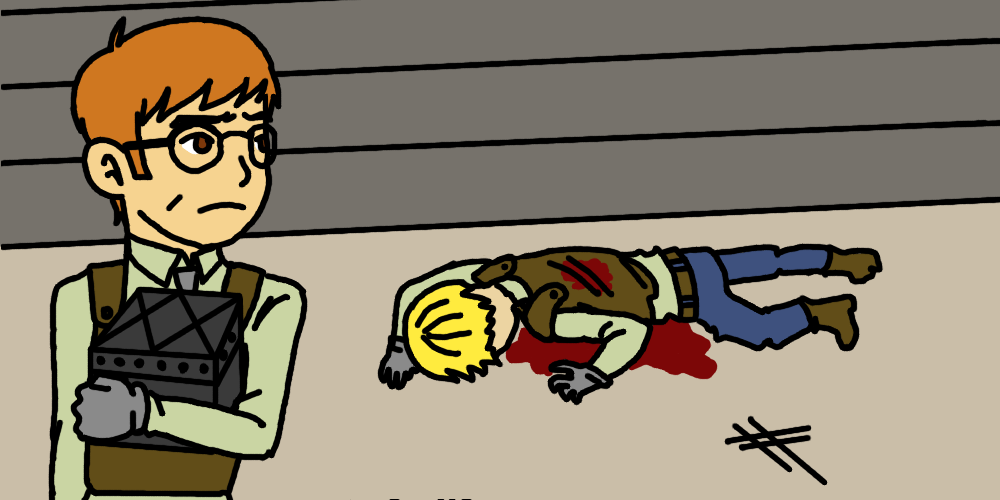
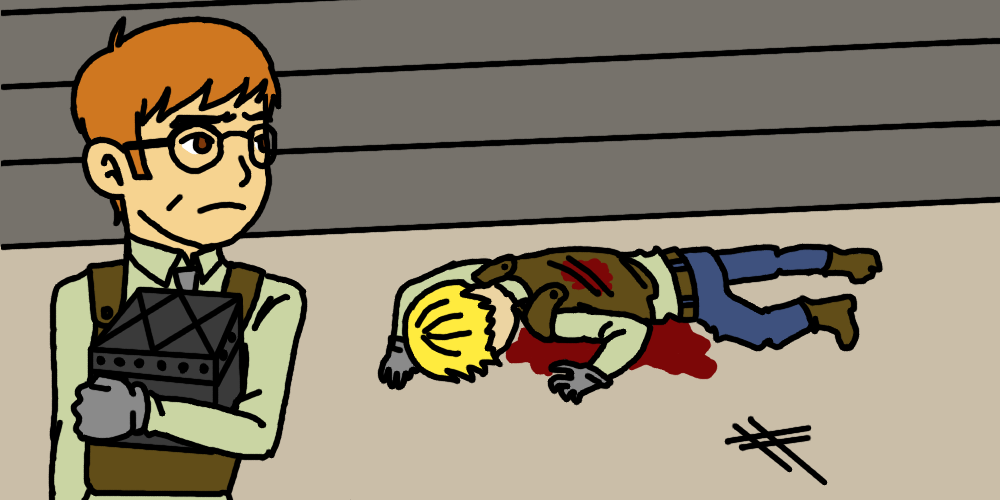
Layered file, before and after one edit (1000px x 500px). Changes by layer:
painted on "bg LINEART" over left=389, top=499, right=472, bottom=500
